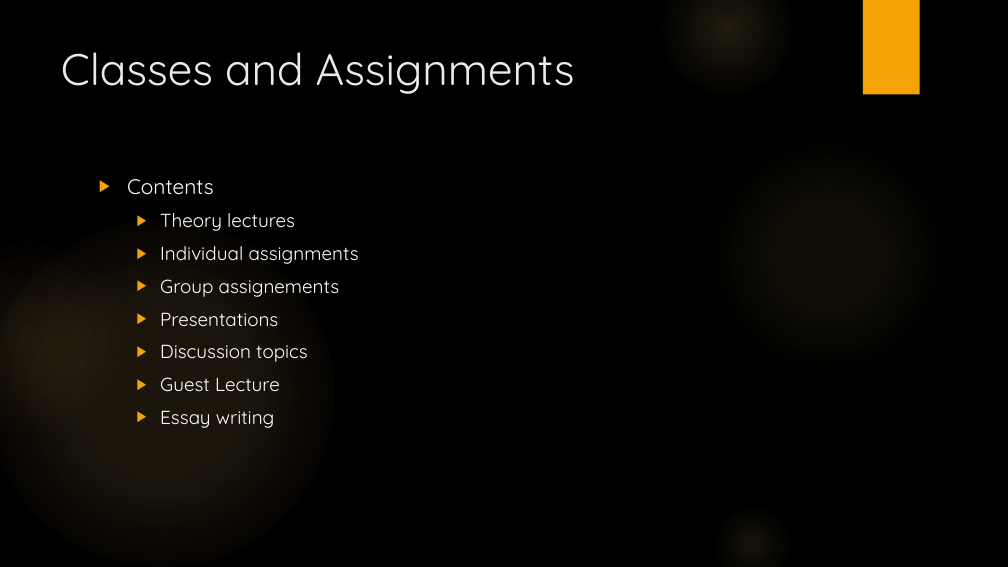
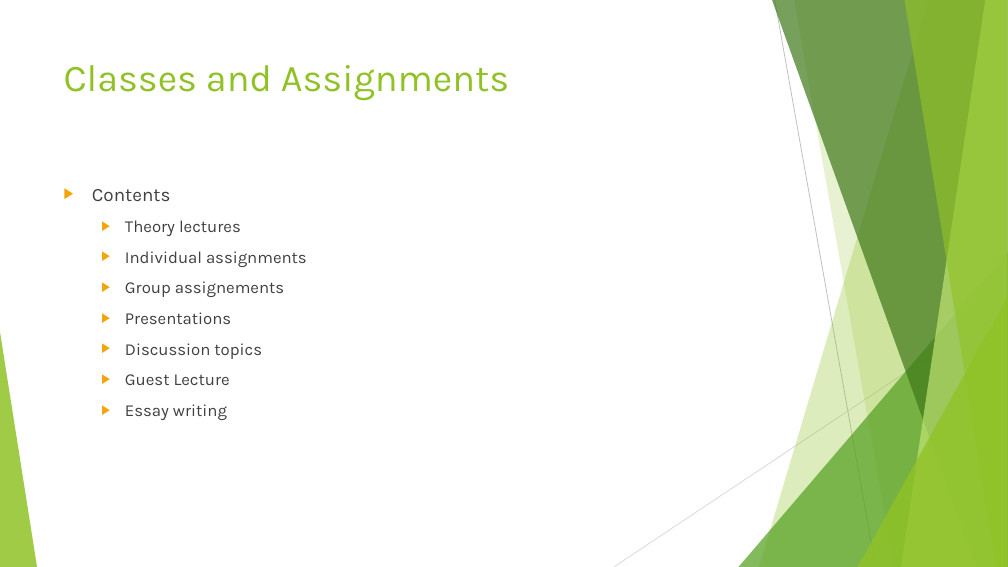
Before and after one commit to sd110/QP, a slide deck: slide 4 of QP Week 1.pptx. Drawn at 1008x567 pixels with LibreOffice and Linux fonts; fonts in the diff are those of the drawing; background and template pictures are left out. Boxes give left, top, right and bottom in pixels: in the first picture for what was removed or moved away, otherwise in the second. Text is boxed around its words. In the diff, an @@ line names an element or a change of style, - is before the commit and + after.

```diff
--- a/QP Week 1.pptx
+++ b/QP Week 1.pptx
@@ background picture (left out) to #FFFFFF @@
@@ ellipse removed at (662,0,794,95) @@
@@ rectangle removed at (863,0,920,95) @@
@@ title "Classes and Assignments": place and size @@
-title "Classes and Assignments" at (61,52,575,94)
+title "Classes and Assignments" at (64,65,509,101)
@@ title "Classes and Assignments" at (64,65,509,101): size 42 to 36 pt, font Quicksand to Karla, text colour #EBEBEB to #90C226 @@
@@ ellipse removed at (712,138,944,371) @@
@@ text "Contents": place and size @@
-text "Contents" at (127,179,359,428)
+text "Contents" at (92,189,307,420)
@@ text "Contents" at (92,189,307,420): size 20 to 18 pt in "Contents"; font Quicksand to Karla, text colour #FFFFFF to #404040, size 18 to 16 pt @@
@@ ellipse removed at (0,221,333,567) @@
@@ ellipse removed at (0,240,126,435) @@
@@ group added at (0,0,1008,567): 5 freeform shapes, 3 triangles, 2 lines @@
@@ ellipse removed at (712,504,793,567) @@
```
Also in this commit, not shown: 13 other slides changed, 1 other file.
